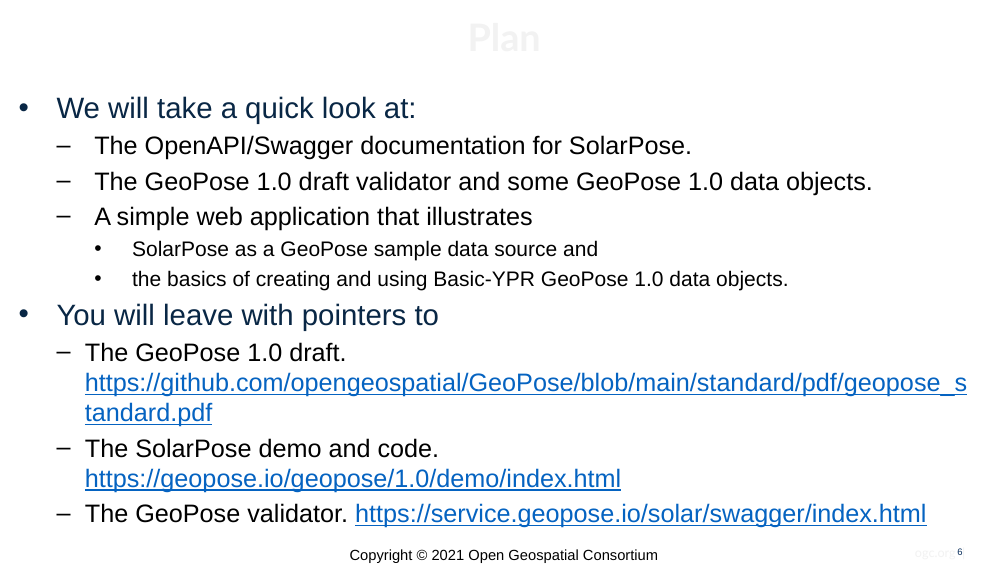
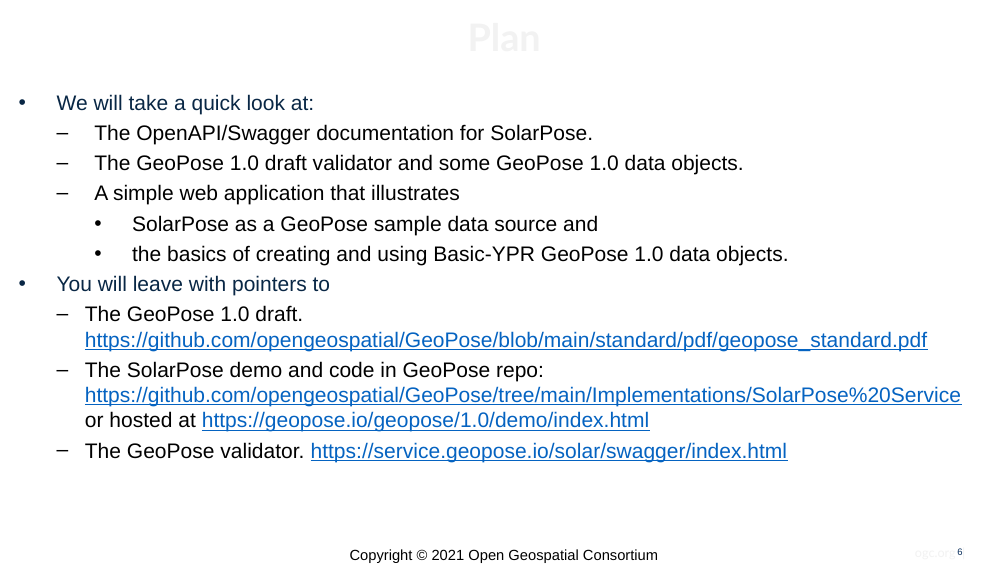
Before and after one commit to metanorma/developer-track, a slide deck: slide 6 of Presentations/20210616_Event/2021_June_Virtual_Developer_Track_Presentation_GeoPose_Practical.pptx. Drawn at 1008x567 pixels with LibreOffice and Linux fonts; fonts in the diff are those of the drawing; background and template pictures are left out. Boxes give left, top, right and bottom in pixels: in the first picture for what was removed or moved away, otherwise in the second. Text is boxed around its words. In the diff, an @@ line names an element or a change of style, - is before the commit and + after.

Commit message:
PPT edits

```diff
--- a/Presentations/20210616_Event/2021_June_Virtual_Developer_Track_Presentation_GeoPose_Practical.pptx
+++ b/Presentations/20210616_Event/2021_June_Virtual_Developer_Track_Presentation_GeoPose_Practical.pptx
@@ text at [57, 94, 927, 462]: size 28 to 20 pt in "We will take a quick look at:", "You will leave with pointers to"; size 24 to 20 pt in "The OpenAPI/Swagger documentation for SolarPose.", "The GeoPose 1.0 draft validator and some ...", "A simple web application that illustrates", "The GeoPose 1.0 draft. https://github.com/opengeospatial/Geo ..." and 1 more places @@
@@ text at [85, 361, 961, 432]: text changed; size 24 to 20 pt @@
-  – The SolarPose demo and code. https://geopose.io/geopose/1.0/demo/index.html
+  – The SolarPose demo and code in GeoPose repo: https://github.com/opengeospatial/GeoPose/tree/main/Implementations/SolarPose%20Service or hosted at https://geopose.io/geopose/1.0/demo/index.html
```
Also in this commit, not shown: 1 other slide changed, 1 other file.
